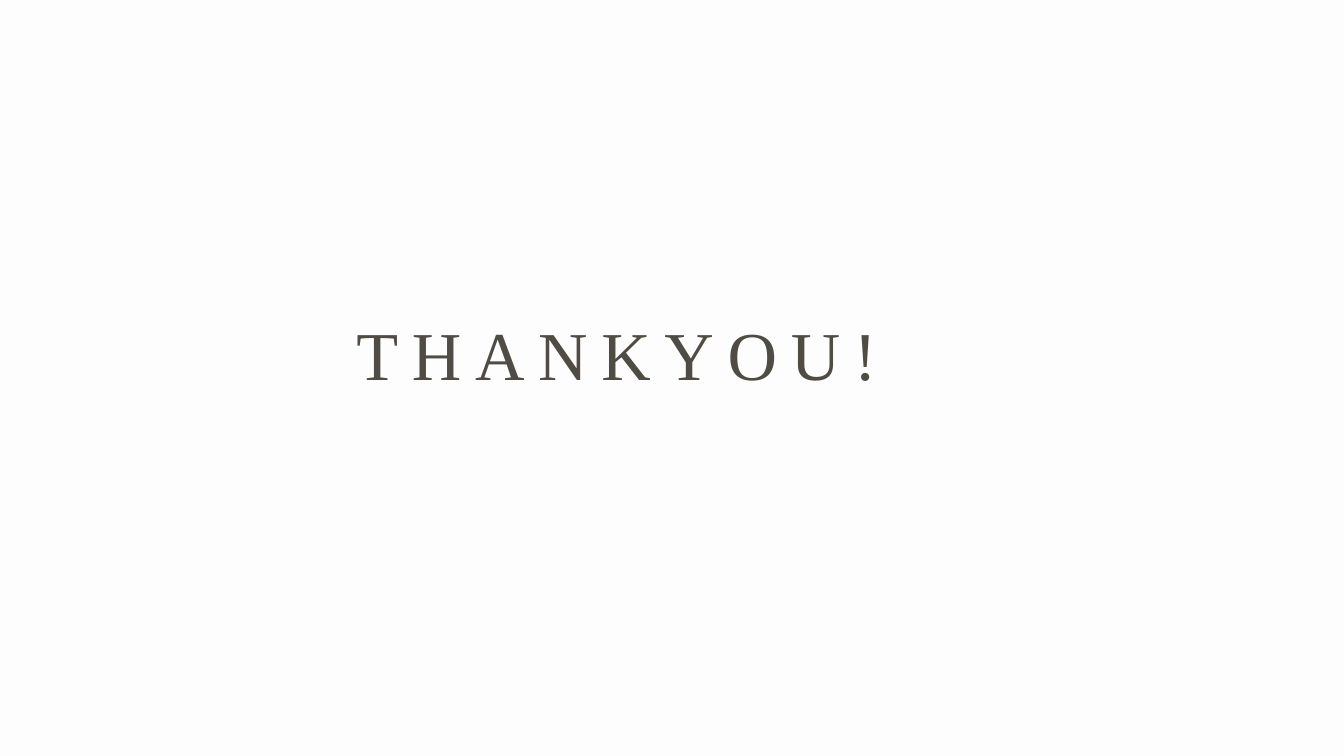
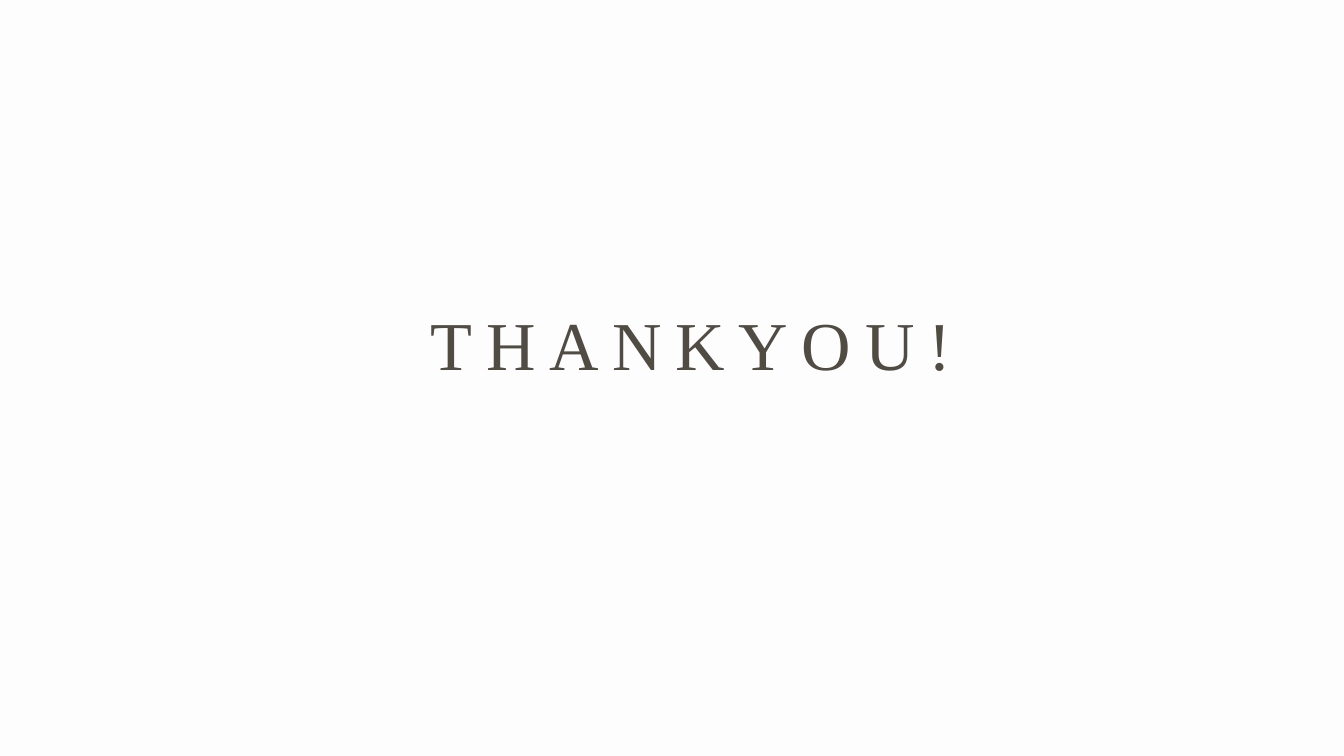
Before and after one commit to smitpancholi313/Final-Project-Group2, a slide deck: slide 10 of Final-Group-Presentation/SPEECHES.pptx. Drawn at 1344x756 pixels with LibreOffice and Linux fonts; fonts in the diff are those of the drawing. Boxes give left, top, right and bottom in pixels: in the first picture for what was removed or moved away, otherwise in the second. Text is boxed around its words. In the diff, an @@ line names an element or a change of style, - is before the commit and + after.

```diff
--- a/Final-Group-Presentation/SPEECHES.pptx
+++ b/Final-Group-Presentation/SPEECHES.pptx
@@ text "THANKYOU!" moved from (x1=356, y1=334, x2=876, y2=381) to (x1=431, y1=324, x2=951, y2=371) @@
@@ text "THANKYOU!" at (x1=431, y1=324, x2=951, y2=371): alignment left to centre @@
```
Also in this commit, not shown: 3 other slides changed, 1 other file.
